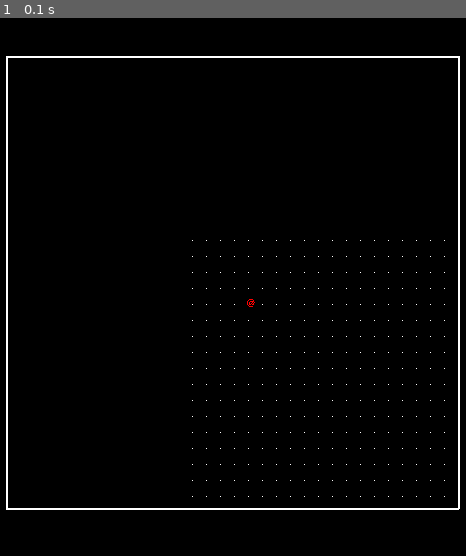
Above: before the commit, frame 1.
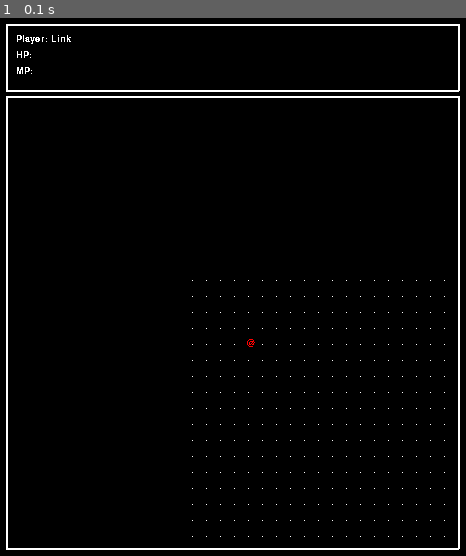
Above: after the commit, the same moment.

Repository: brandr/Roguelike_Python
Game: pygame game, started from gamelauncher.py
Two runs of this game, one before a commit and one after it. Both use one fixed random seed, a clock stepped at 60 frames per second and the inputs below.
Inputs:
- Up to frame 1 (0.1 s): no input

The runs differ from the first frame. In frame 1, 2.6% of the frame differs, in the area x 1-99%, y 1-99%.

Commit message:
made a basic character pane

Diff:
--- /dev/null
+++ b/characterpane.py
@@ -0,0 +1,41 @@
+""" A pane showing the player's attributes.
+"""
+
+from pane import *
+
+CHARACTER_PANE_X = 40
+CHARACTER_PANE_Y = 8
+
+CHARACTER_PANE_WIDTH = 450
+CHARACTER_PANE_HEIGHT = 64
+
+class CharacterPane(Pane):
+	""" CharacterPane ( ... ) -> CharacterPane
+
+	TODO: describe a CharacterPane and what it does
+
+	Attributes:
+
+	TODO
+
+	"""
+
+	def __init__(self, player):
+		Pane.__init__(self, CHARACTER_PANE_X, CHARACTER_PANE_Y, CHARACTER_PANE_WIDTH, CHARACTER_PANE_HEIGHT)
+		self.player = player
+
+	def player_update(self):
+		player_info = Surface((CHARACTER_PANE_WIDTH, CHARACTER_PANE_HEIGHT))
+
+		font = pygame.font.Font(None, 14)
+
+		player_name_text = "Player: " + self.player.name
+		player_hp_text = "HP: "
+		player_mp_text = "MP: "
+
+		column_1 = [player_name_text, player_hp_text, player_mp_text]
+
+		for i in range(len(column_1)):
+			rendered_text = font.render(column_1[i], 0, WHITE)
+			player_info.blit(rendered_text, (8, 8 + 16*i))
+		self.update(player_info)
--- a/gamescreen.py
+++ b/gamescreen.py
@@ -1,6 +1,7 @@
 """This is the screen used to play the game."""
 
 from mappane import *
+from characterpane import *
 from controls import *
 
 BACKGROUND_COLOR = Color("#FFFFFF")
@@ -32,12 +33,14 @@
         timer = pygame.time.Clock()
 
         #temp for testing
-
+        player_1 = Player() #TODO: args
         test_level = Level(25, 25, 1)
         map_pane = MapPane(test_level)
-        player_1 = Player() #TODO: args
+        character_pane = CharacterPane(player_1)
+        main_screen_panes = [character_pane, map_pane]
+
+
         test_level.add_player(player_1, 4, 4)
-
         game_controls = Controls(player_1)
         #temp for testing
 
@@ -52,8 +55,16 @@
                 game_controls.process_event(e)
 
             map_pane.level_update(player_1)
-            screen.blit(map_pane.draw_pane_image(), (map_pane.x_off, map_pane.y_off))
+            character_pane.player_update()
+            self.draw_panes(screen, main_screen_panes)
+
             pygame.display.update()
+
+    def draw_panes(self, screen, panes):
+        for p in panes:
+            screen.blit(p.draw_pane_image(), (p.x_off, p.y_off))
+
+
                     #screen.blit(bg, (x * 32, y * 32))
            #TODO: perform proper updates based on keyboard input here.
            #player.current_level.update(screen, up, down, left, right, running)
--- a/mappane.py
+++ b/mappane.py
@@ -8,7 +8,7 @@
 # (i.e., total screen size and whatnot.)
 
 MAP_PANE_X = 40
-MAP_PANE_Y = 40
+MAP_PANE_Y = 80
 
 MAP_PANE_WIDTH = 450
 MAP_PANE_HEIGHT = 450
